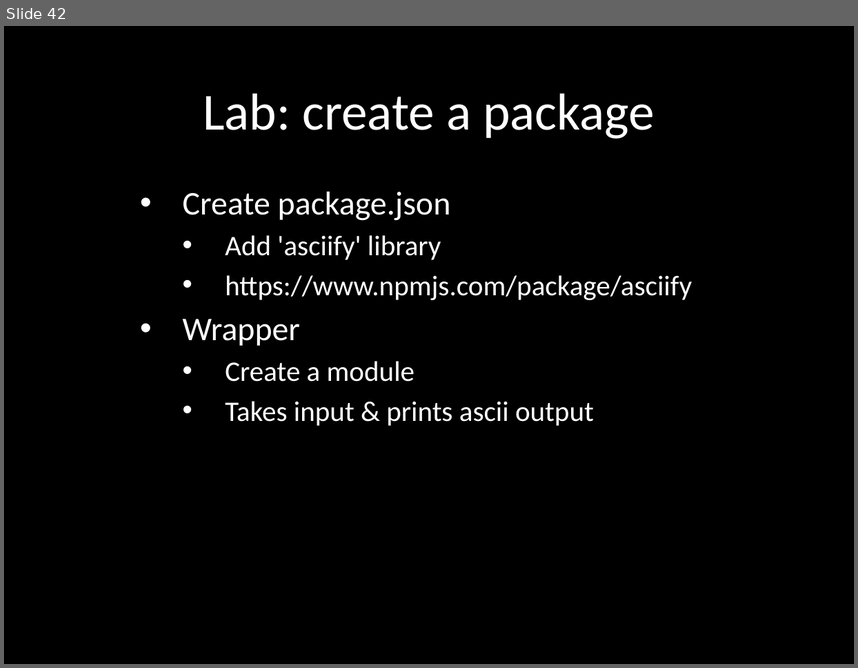
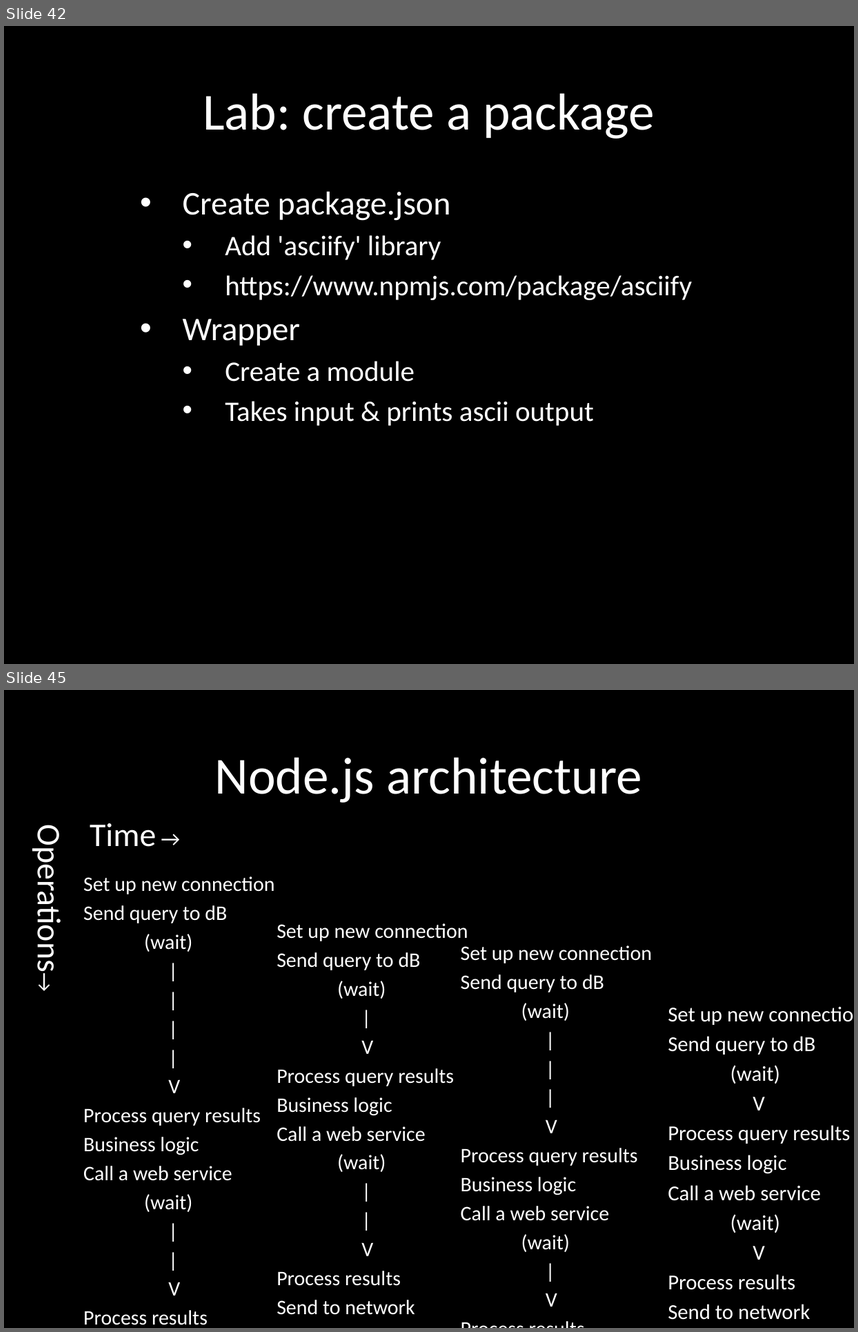
Before and after one commit to eliasjames/training-node, a slide deck: slides/Node Slides Day 1.pptx. Shown one above the other, each under a label of ours: slide 42 before the commit, slides 42 and 45 after it; the slides between them are not shown. The pictures are 858x668 and 858x1332 pixels, drawn with LibreOffice and Linux fonts; fonts in the diff are those of the drawing. Boxes give left, top, right and bottom in pixels: in the first picture for what was removed or moved away, otherwise in the second. Text is boxed around its words. In the diff, an @@ line names an element or a change of style, - is before the commit and + after.

Commit message:
Add node architecture to day 1, start day 2

```diff
--- a/slides/Node Slides Day 1.pptx
+++ b/slides/Node Slides Day 1.pptx
@@ slide 45 added at [4, 690, 854, 1328], background #000000 @@
@@ title added at [215, 757, 642, 802], 44 pt, text #FFFFFF @@
+Node.js architecture
@@ text added at [90, 823, 156, 847], 28 pt, text #FFFFFF @@
+Time →
@@ text added at [29, 839, 69, 967], 28 pt, text #FFFFFF @@
+Operations→
@@ subtitle added at [83, 876, 274, 1325], 17.5 pt, text #FFFFFF @@
+  Set up new connection
+  Send query to dB
+  (wait)
+  |
+  |
+  |
+  |
+  V
+  Process query results
+  Business logic
+  Call a web service
+  (wait)
+  |
+  |
+  V
+  Process results
+  Send to network
+  (end)
@@ text added at [277, 923, 468, 1314], 17.5 pt, text #FFFFFF @@
+  Set up new connection
+  Send query to dB
+  (wait)
+  |
+  V
+  Process query results
+  Business logic
+  Call a web service
+  (wait)
+  |
+  |
+  V
+  Process results
+  Send to network
+  (end)
@@ text added at [461, 945, 652, 1306], 17.5 pt, text #FFFFFF @@
+  Set up new connection
+  Send query to dB
+  (wait)
+  |
+  |
+  |
+  V
+  Process query results
+  Business logic
+  Call a web service
+  (wait)
+  |
+  V
+  Process results
+  Send to network
+  (end)
@@ text added at [668, 1006, 854, 1319], 18 pt, text #FFFFFF @@
+  Set up new connection
+  Send query to dB
+  (wait)
+  V
+  Process query results
+  Business logic
+  Call a web service
+  (wait)
+  V
+  Process results
+  Send to network
+  (end)
```
Also in this commit, not shown: 5 slides changed, 9 other slides added, 1 other file.
